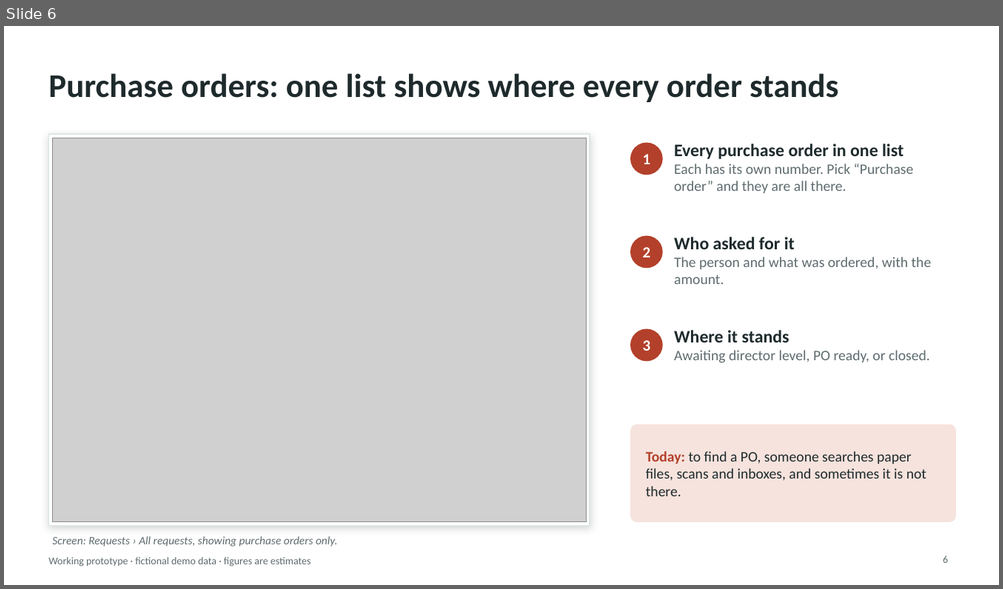
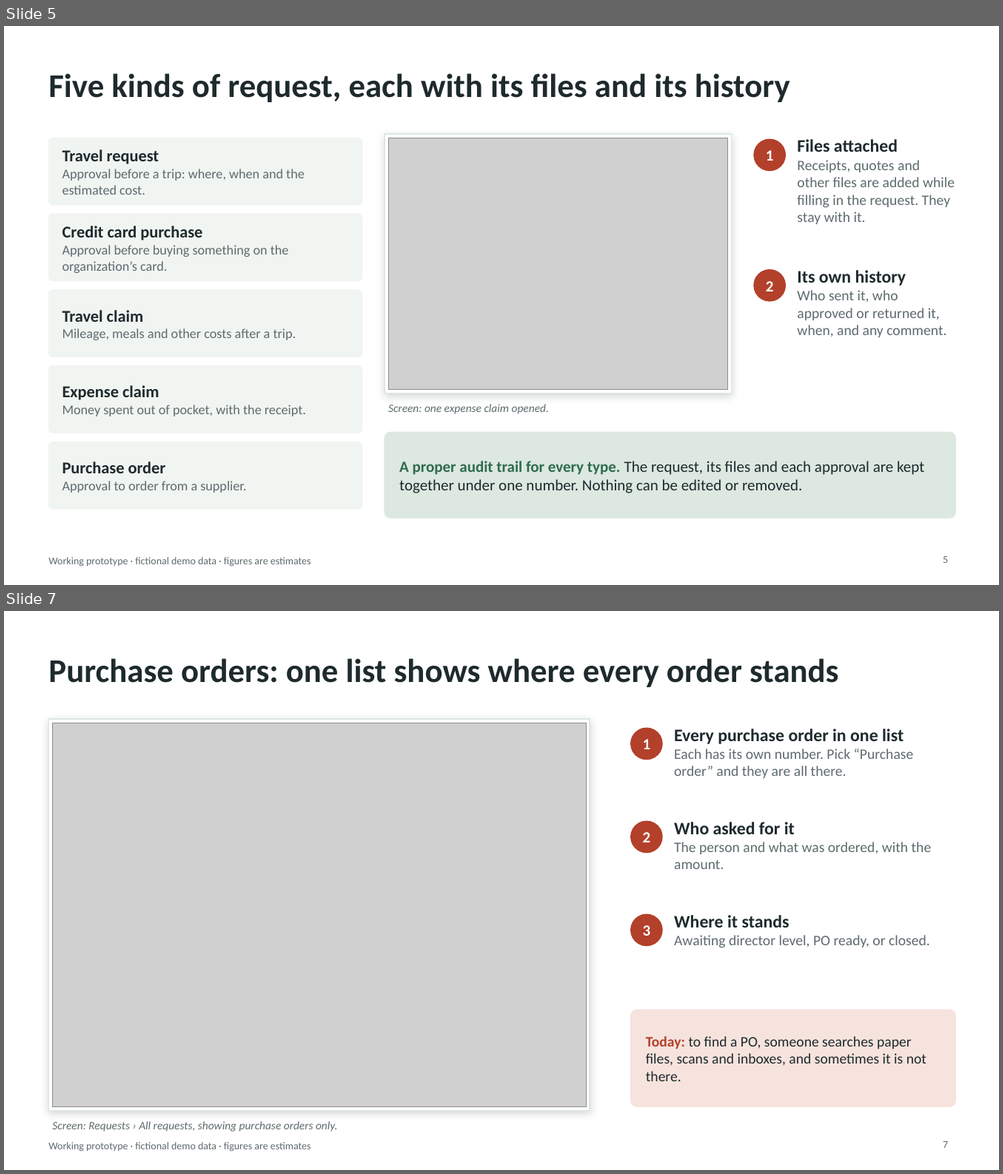
Before and after one commit to AndalibOlee/Portfolio, a slide deck: demo-platform/docs/DEMO_Executive_Presentation.pptx. Shown one above the other, each under a label of ours: slide 6 before the commit, slides 5 and 7 after it; the slides between them are not shown. The pictures are 1003x589 and 1003x1174 pixels, drawn with LibreOffice and Linux fonts; fonts in the diff are those of the drawing; grey boxes stand for pictures. Boxes give left, top, right and bottom in pixels: in the first picture for what was removed or moved away, otherwise in the second. Text is boxed around its words. In the diff, an @@ line names an element or a change of style, - is before the commit and + after.

```diff
--- a/demo-platform/docs/DEMO_Executive_Presentation.pptx
+++ b/demo-platform/docs/DEMO_Executive_Presentation.pptx
@@ slide 5 added at (4, 26, 999, 585), background #FFFFFF; not listed: 1 template element that a slide beside it also shows @@
@@ title added at (48, 73, 790, 102), 32 pt, text #1E2A2C, bold @@
+Five kinds of request, each with its files and its history
@@ rectangle added at (384, 134, 731, 394), fill #FFFFFF, outline #DCE8E0 1 pt @@
@@ rounded rectangle added at (48, 138, 362, 205), fill #F1F5F2, outline #F1F5F2 1 pt @@
@@ text added at (62, 150, 304, 195), 13 pt, text #5E6B6E @@
+Travel request
+Approval before a trip: where, when and the estimated cost.
@@ picture added at (388, 138, 728, 390) @@
@@ ellipse added at (754, 139, 785, 171), fill #B3402A, outline #B3402A 1 pt @@
@@ text added at (765, 150, 774, 161), 15 pt, text #FFFFFF, bold @@
+1
@@ text added at (797, 139, 954, 224), 14 pt, text #5E6B6E @@
+Files attached
+Receipts, quotes and other files are added while filling in the request. They stay with it.
@@ rounded rectangle added at (48, 214, 362, 281), fill #F1F5F2, outline #F1F5F2 1 pt @@
@@ text added at (62, 226, 289, 273), 13 pt, text #5E6B6E @@
+Credit card purchase
+Approval before buying something on the organization’s card.
@@ rounded rectangle added at (48, 290, 362, 358), fill #F1F5F2, outline #F1F5F2 1 pt @@
@@ ellipse added at (754, 270, 785, 301), fill #B3402A, outline #B3402A 1 pt @@
@@ text added at (765, 281, 774, 292), 15 pt, text #FFFFFF, bold @@
+2
@@ text added at (797, 270, 946, 338), 14 pt, text #5E6B6E @@
+Its own history
+Who sent it, who approved or returned it, when, and any comment.
@@ text added at (62, 310, 296, 340), 13 pt, text #5E6B6E @@
+Travel claim
+Mileage, meals and other costs after a trip.
@@ rounded rectangle added at (48, 366, 362, 434), fill #F1F5F2, outline #F1F5F2 1 pt @@
@@ text added at (62, 386, 306, 417), 13 pt, text #5E6B6E @@
+Expense claim
+Money spent out of pocket, with the receipt.
@@ text added at (388, 404, 549, 414), 11 pt, text #5E6B6E, italic @@
+Screen: one expense claim opened.
@@ rounded rectangle added at (48, 443, 362, 509), fill #F1F5F2, outline #F1F5F2 1 pt @@
@@ rounded rectangle added at (384, 432, 956, 518), fill #DCE8E0, outline #DCE8E0 1 pt @@
@@ text added at (62, 462, 246, 493), 13 pt, text #5E6B6E @@
+Purchase order
+Approval to order from a supplier.
@@ text added at (399, 461, 924, 494), 15 pt, text #1E2A2C @@
+A proper audit trail for every type. The request, its files and each approval are kept together under one number. Nothing can be edited or removed.
@@ page number added at (942, 557, 948, 563), 10 pt, text #5E6B6E @@
+5
@@ what was slide 6 is now slide 7 @@
@@ page number at (942, 1142, 948, 1148): text changed @@
-6
+7
```
Also in this commit, not shown: 9 slides changed, 1 slide removed, 13 other files.
